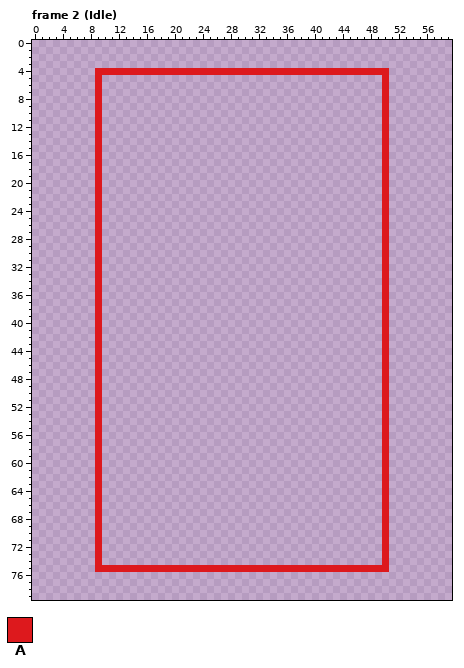
File history of a pixel-art file, assets/textures/Eins.ase. The picture above is the old version.
60x80 pixels, 10 frames. Shown: frame 2 (Idle). The commit also changed other frames, which this record leaves out.
Visible layers, top first: "Head", "Front Elbow", "Back elbow", "Front Knee", "Back Knee", "hitbox".
Palette (. is transparent): A #dd191d
Pixels before, frame 2 (Idle) (only the part around the change), first column x 7:
 0 ..............................................
 1 ..............................................
 2 ..............................................
 3 ..............................................
 4 ..AAAAAAAAAAAAAAAAAAAAAAAAAAAAAAAAAAAAAAAAAA..
 5 ..A........................................A..
 6 ..A........................................A..
 7 ..A........................................A..
 8 ..A........................................A..
 9 ..A........................................A..
10 ..A........................................A..
11 ..A........................................A..
12 ..A........................................A..
13 ..A........................................A..
14 ..A........................................A..
15 ..A........................................A..
16 ..A........................................A..
17 ..A........................................A..
18 ..A........................................A..
19 ..A........................................A..
20 ..A........................................A..
21 ..A........................................A..
22 ..A........................................A..
23 ..A........................................A..
24 ..A........................................A..
25 ..A........................................A..
26 ..A........................................A..
27 ..A........................................A..
28 ..A........................................A..
29 ..A........................................A..
30 ..A........................................A..
31 ..A........................................A..
32 ..A........................................A..
33 ..A........................................A..
34 ..A........................................A..
35 ..A........................................A..
36 ..A........................................A..
37 ..A........................................A..
38 ..A........................................A..
39 ..A........................................A..
40 ..A........................................A..
41 ..A........................................A..
42 ..A........................................A..
43 ..A........................................A..
44 ..A........................................A..
45 ..A........................................A..
46 ..A........................................A..
47 ..A........................................A..
48 ..A........................................A..
49 ..A........................................A..
50 ..A........................................A..
51 ..A........................................A..
52 ..A........................................A..
53 ..A........................................A..
54 ..A........................................A..
55 ..A........................................A..
56 ..A........................................A..
57 ..A........................................A..
58 ..A........................................A..
59 ..A........................................A..
60 ..A........................................A..
61 ..A........................................A..
62 ..A........................................A..
63 ..A........................................A..
64 ..A........................................A..
65 ..A........................................A..
66 ..A........................................A..
67 ..A........................................A..
68 ..A........................................A..
69 ..A........................................A..
70 ..A........................................A..
71 ..A........................................A..
72 ..A........................................A..
73 ..A........................................A..
74 ..A........................................A..
75 ..AAAAAAAAAAAAAAAAAAAAAAAAAAAAAAAAAAAAAAAAAA..
76 ..............................................
77 ..............................................
78 ..............................................
79 ..............................................
Now the later version:
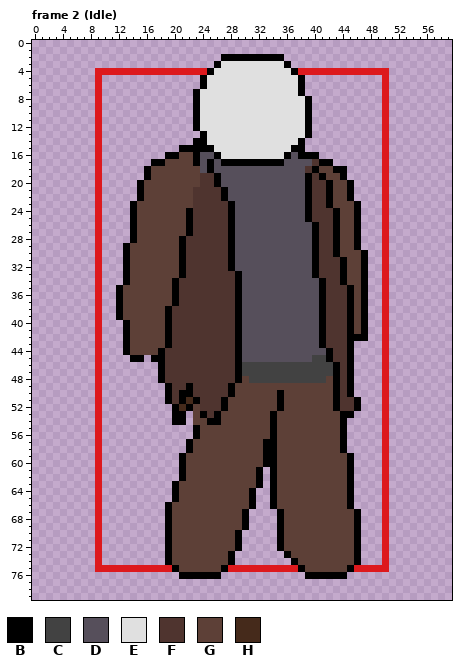
Colours new in this view: B #000000  C #424242  D #564f5b  E #e0e0e0  F #4f342f  G #5d4037  H #452a1b
The edit:
layer "Layer 2" now shown
Changed rows in their new state; - is an unchanged pixel.
Frame 2 (Idle), layer "Layer 2":
first column x 12:
 2 ---------------BBBBBBBBB------------
 3 --------------BEEEEEEEEEB-----------
 4 -------------BEEEEEEEEEEEB----------
 5 ------------BEEEEEEEEEEEEEB---------
 6 ------------BEEEEEEEEEEEEEB---------
 7 -----------BEEEEEEEEEEEEEEB---------
 8 -----------BEEEEEEEEEEEEEEEB--------
 9 -----------BEEEEEEEEEEEEEEEB--------
10 -----------BEEEEEEEEEEEEEEEB--------
11 -----------BEEEEEEEEEEEEEEEB--------
12 -----------BEEEEEEEEEEEEEEEB--------
13 ------------BEEEEEEEEEEEEEEB--------
14 -----------BBEEEEEEEEEEEEEB---------
15 ---------BBBBBEEEEEEEEEEEBB---------
16 -------BBGGBDDBEEEEEEEEEBDBBB-------
17 -----BBGGGGBDBDBBBBBBBBBDDDDFBB-----
18 ----BGGGGGGGDBDDDDDDDDDDDDDFBGGBB---
19 ----BGGGGGGGFFBDDDDDDDDDDDDBFBGGB---
20 ---BGGGGGGGGFFBDDDDDDDDDDDDBFFBGGB--
21 ---BGGGGGGGFFFFBDDDDDDDDDDDBFFBGGB--
22 ---BGGGGGGGFFFFBDDDDDDDDDDDBFFBGGB--
23 --BGGGGGGGGFFFFFBDDDDDDDDDDBFFBGGGB-
24 --BGGGGGGGBFFFFFBDDDDDDDDDDBFFFBGGB-
25 --BGGGGGGGBFFFFFBDDDDDDDDDDBFFFBGGB-
26 --BGGGGGGGBFFFFFBDDDDDDDDDDDBFFBGGB-
27 --BGGGGGGGBFFFFFBDDDDDDDDDDDBFFBGGB-
28 --BGGGGGGBFFFFFFBDDDDDDDDDDDBFFBGGB-
29 -BGGGGGGGBFFFFFFBDDDDDDDDDDDBFFBGGB-
30 -BGGGGGGGBFFFFFFBDDDDDDDDDDDBFFBGGGB
31 -BGGGGGGGBFFFFFFBDDDDDDDDDDDBFFFBGGB
32 -BGGGGGGGBFFFFFFBDDDDDDDDDDDBFFFBGGB
33 -BGGGGGGGBFFFFFFFBDDDDDDDDDDBFFFBGGB
34 -BGGGGGGBFFFFFFFFBDDDDDDDDDDDBFFBGGB
35 BGGGGGGGBFFFFFFFFBDDDDDDDDDDDBFFFBGB
36 BGGGGGGGBFFFFFFFFBDDDDDDDDDDDBFFFBGB
37 BGGGGGGGBFFFFFFFFBDDDDDDDDDDDBFFFBGB
38 BGGGGGGBFFFFFFFFFBDDDDDDDDDDDBFFFBGB
39 BGGGGGGBFFFFFFFFFBDDDDDDDDDDDBFFFBGB
40 -BGGGGGBFFFFFFFFFBDDDDDDDDDDDBFFFBGB
41 -BGGGGGBFFFFFFFFFBDDDDDDDDDDDBFFFBGB
42 -BGGGGGBFFFFFFFFFBDDDDDDDDDDDBFFFBBB
43 -BGGGGGBFFFFFFFFFBDDDDDDDDDDDBFFFB--
44 -BGGGGBFFFFFFFFFFBDDDDDDDDDDDDBFFB--
45 --BB-BBFFFFFFFFFFBDDDDDDDDDDCCBFFB--
46 ------BFFFFFFFFFFBCCCCCCCCCCCCCBFB--
47 ------BFFFFFFFFFFBCCCCCCCCCCCCCBFB--
48 ------BFFFFFFFFFFBGCCCCCCCCCCCGBFB--
49 -------BFFBFFFFFBGGGGGGGGGGGGGGBFB--
50 -------BFBBFFFFFBGGGGGGBGGGGGGGBFB--
51 -------BFBHBFFFBGGGGGGGBGGGGGGGBFFB-
52 --------BHBGFFFBGGGGGGGBGGGGGGGBFFB-
53 --------BB-GBFBGGGGGGGBGGGGGGGGGBB--
54 --------BB-GGBBGGGGGGGBGGGGGGGGGB---
55 -----------BGGGGGGGGGGBGGGGGGGGGB---
56 -----------BGGGGGGGGGGBGGGGGGGGGB---
57 ----------BGGGGGGGGGGBBGGGGGGGGGB---
58 ----------BGGGGGGGGGGBBGGGGGGGGGB---
59 ---------BGGGGGGGGGGGBBGGGGGGGGGGB--
60 ---------BGGGGGGGGGGGBBGGGGGGGGGGB--
61 ---------BGGGGGGGGGGB-BGGGGGGGGGGB--
62 ---------BGGGGGGGGGGB-BGGGGGGGGGGB--
63 --------BGGGGGGGGGGGB-BGGGGGGGGGGB--
64 --------BGGGGGGGGGGB--BGGGGGGGGGGB--
65 --------BGGGGGGGGGGB--BGGGGGGGGGGB--
66 -------BGGGGGGGGGGGB--BGGGGGGGGGGB--
67 -------BGGGGGGGGGGB----BGGGGGGGGGGB-
68 -------BGGGGGGGGGGB----BGGGGGGGGGGB-
69 -------BGGGGGGGGGGB----BGGGGGGGGGGB-
70 -------BGGGGGGGGGB-----BGGGGGGGGGGB-
71 -------BGGGGGGGGGB-----BGGGGGGGGGGB-
72 -------BGGGGGGGGGB-----BGGGGGGGGGGB-
73 -------BGGGGGGGGB-------BGGGGGGGGGB-
74 -------BGGGGGGGGB--------BGGGGGGGGB-
75 --------BGGGGGGB----------BGGGGGGB--
76 ---------BBBBBB------------BBBBBB---
